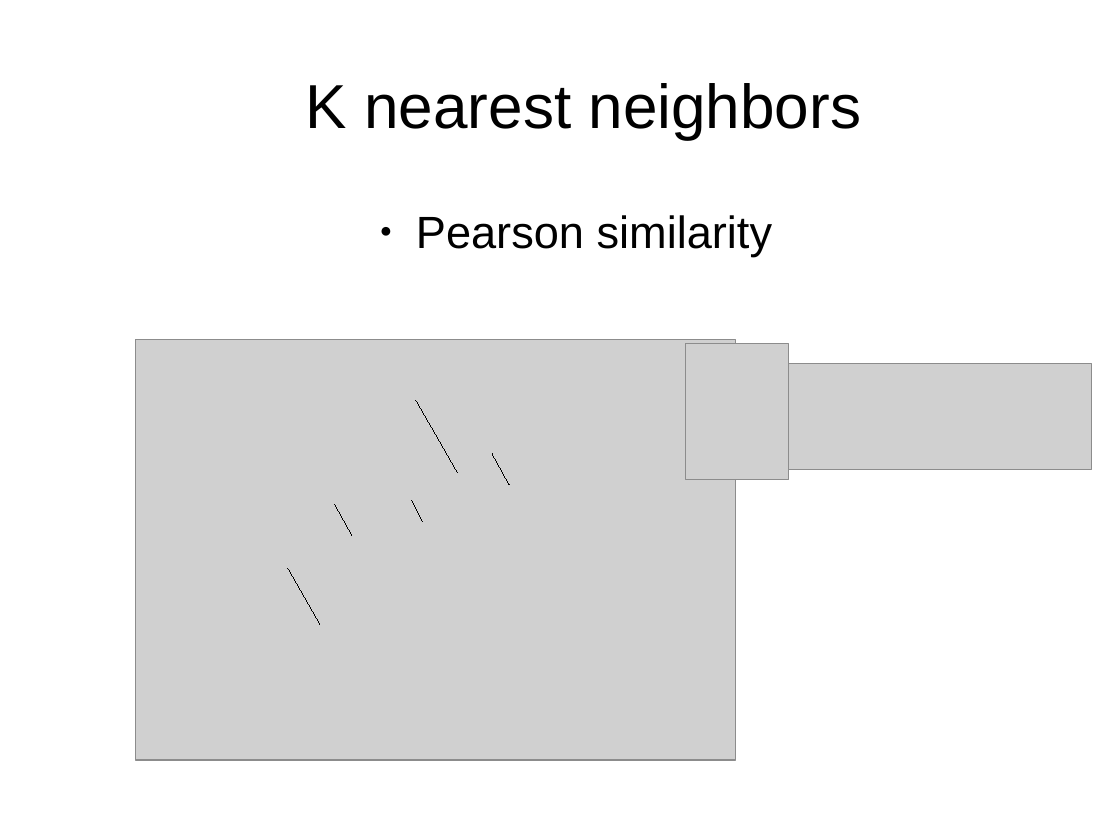
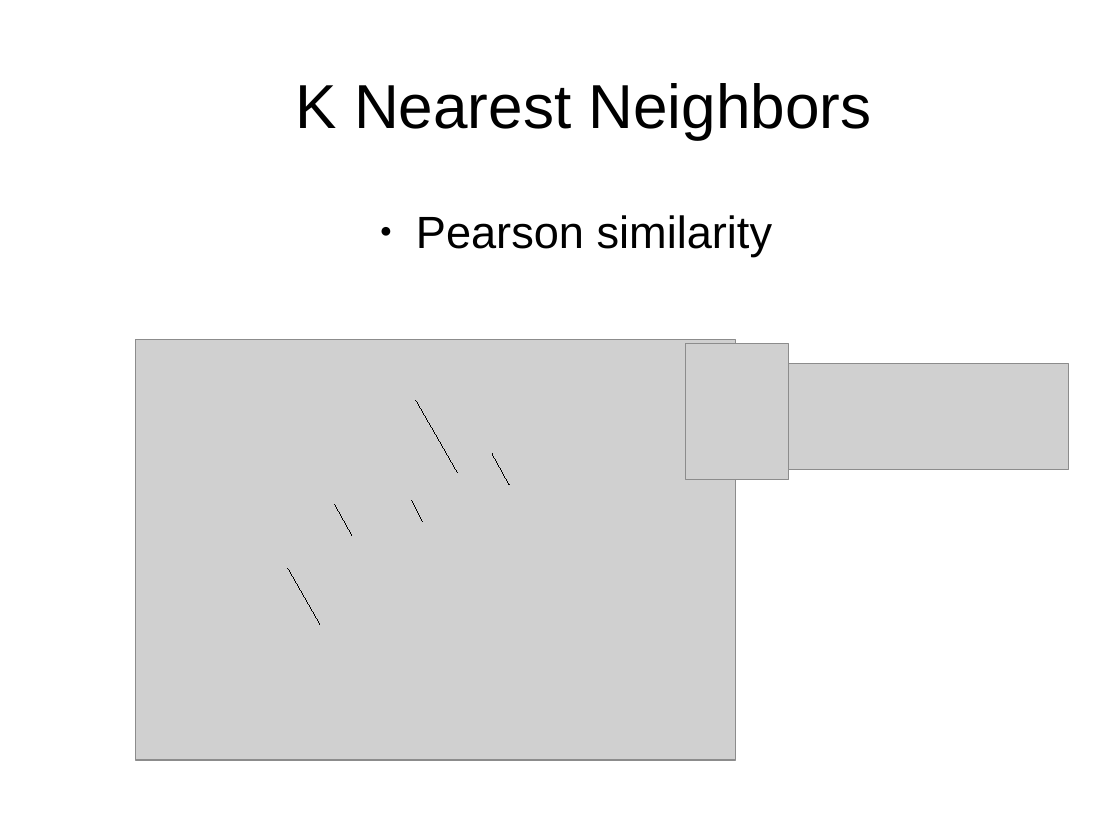
Before and after one commit to DriesSmit/Recommendation-System, a slide deck: slide 15 of Presentation.odp. Drawn at 1120x840 pixels with LibreOffice and Linux fonts; fonts in the diff are those of the drawing; grey boxes stand for pictures. Boxes give left, top, right and bottom in pixels: in the first picture for what was removed or moved away, otherwise in the second. Text is boxed around its words. In the diff, an @@ line names an element or a change of style, - is before the commit and + after.

Commit message:
Checked spelling of presentation.

```diff
--- a/Presentation.odp
+++ b/Presentation.odp
@@ title at (x1=296, y1=83, x2=872, y2=139): text changed @@
-  K nearest neighbors
+  K Nearest Neighbors
@@ picture resized from (x1=777, y1=364, x2=1093, y2=470) to (x1=777, y1=364, x2=1069, y2=470) @@
```
Also in this commit, not shown: 16 other slides changed, 2 slides removed.
